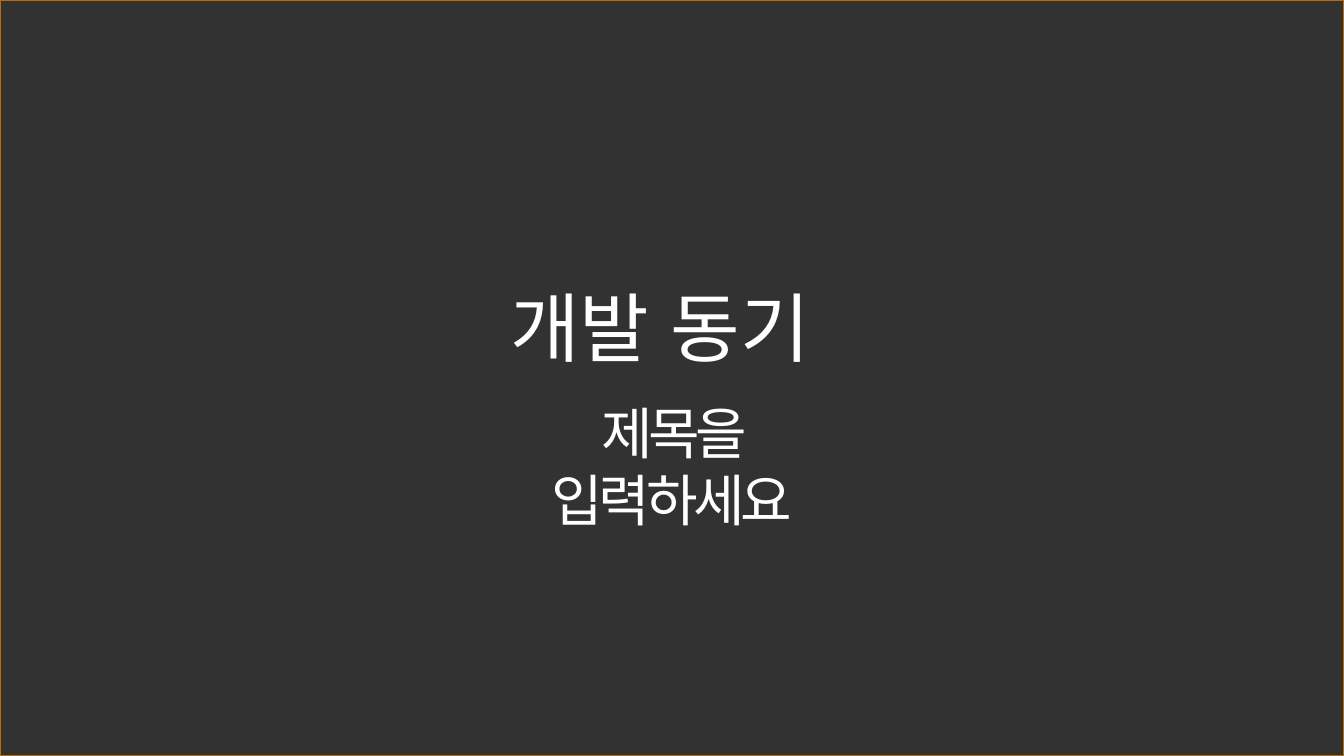
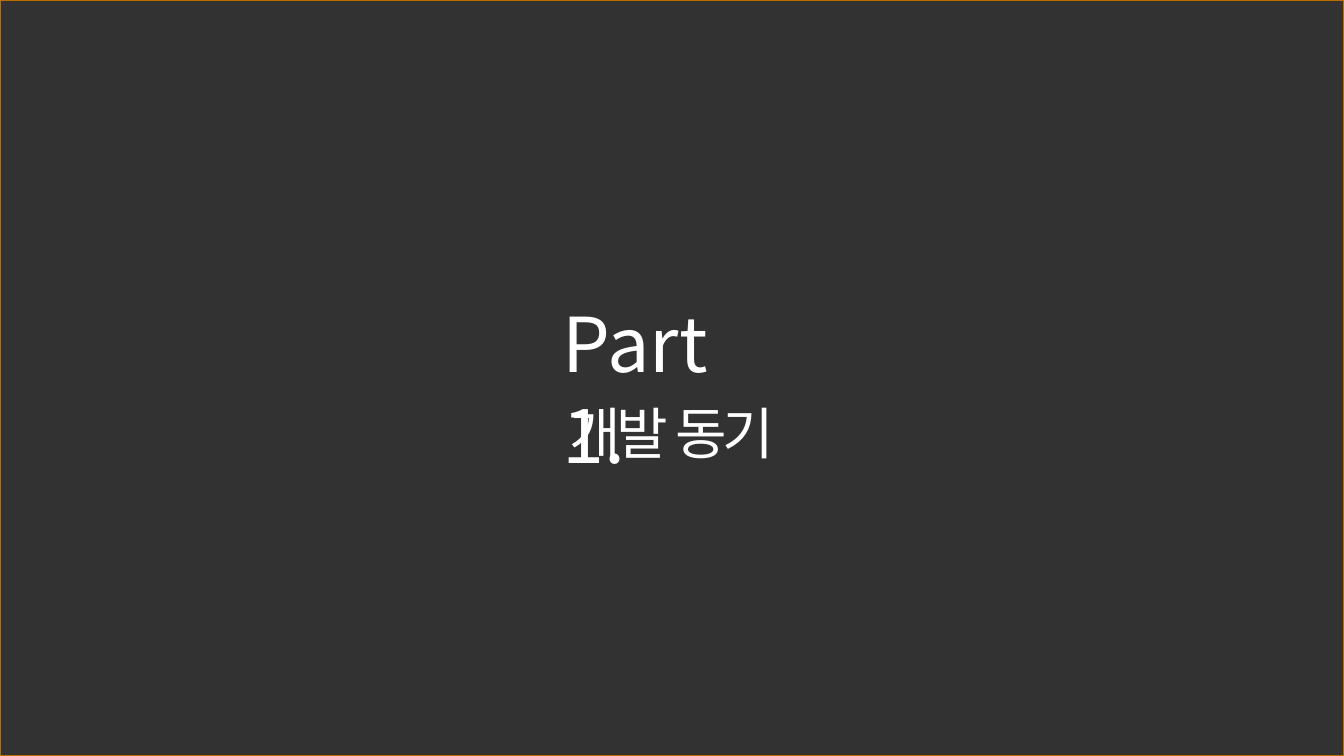
Before and after one commit to jowunnal/INCOPOST, a slide deck: slide 3 of 계획서/인코포스트 발표자료.pptx. Drawn at 1344x756 pixels with LibreOffice and Linux fonts; fonts in the diff are those of the drawing; background and template pictures are left out; a plain dark background stands for a picture behind light text. Boxes give left, top, right and bottom in pixels: in the first picture for what was removed or moved away, otherwise in the second. Text is boxed around its words. In the diff, an @@ line names an element or a change of style, - is before the commit and + after.

```diff
--- a/계획서/인코포스트 발표자료.pptx
+++ b/계획서/인코포스트 발표자료.pptx
@@ text added at [554,292,758,394], 54 pt, text #FFFFFF @@
+Part1.
@@ text removed at [552,407,792,526] @@
-제목을 입력하세요
@@ text "개발 동기": place and size @@
-text "개발 동기" at [510,293,810,362]
+text "개발 동기" at [570,407,775,464]
@@ text "개발 동기" at [570,407,775,464]: size 54 to 40 pt, letter spacing 0 to -3 pt; alignment left to centre @@
```
Also in this commit, not shown: 9 other slides changed, 3 slides added, 2 other files.
